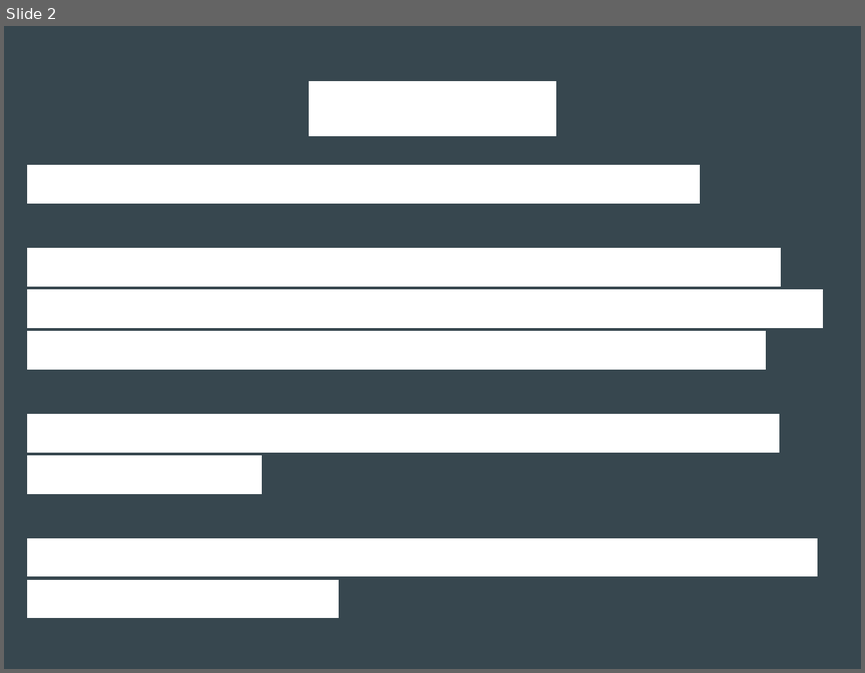
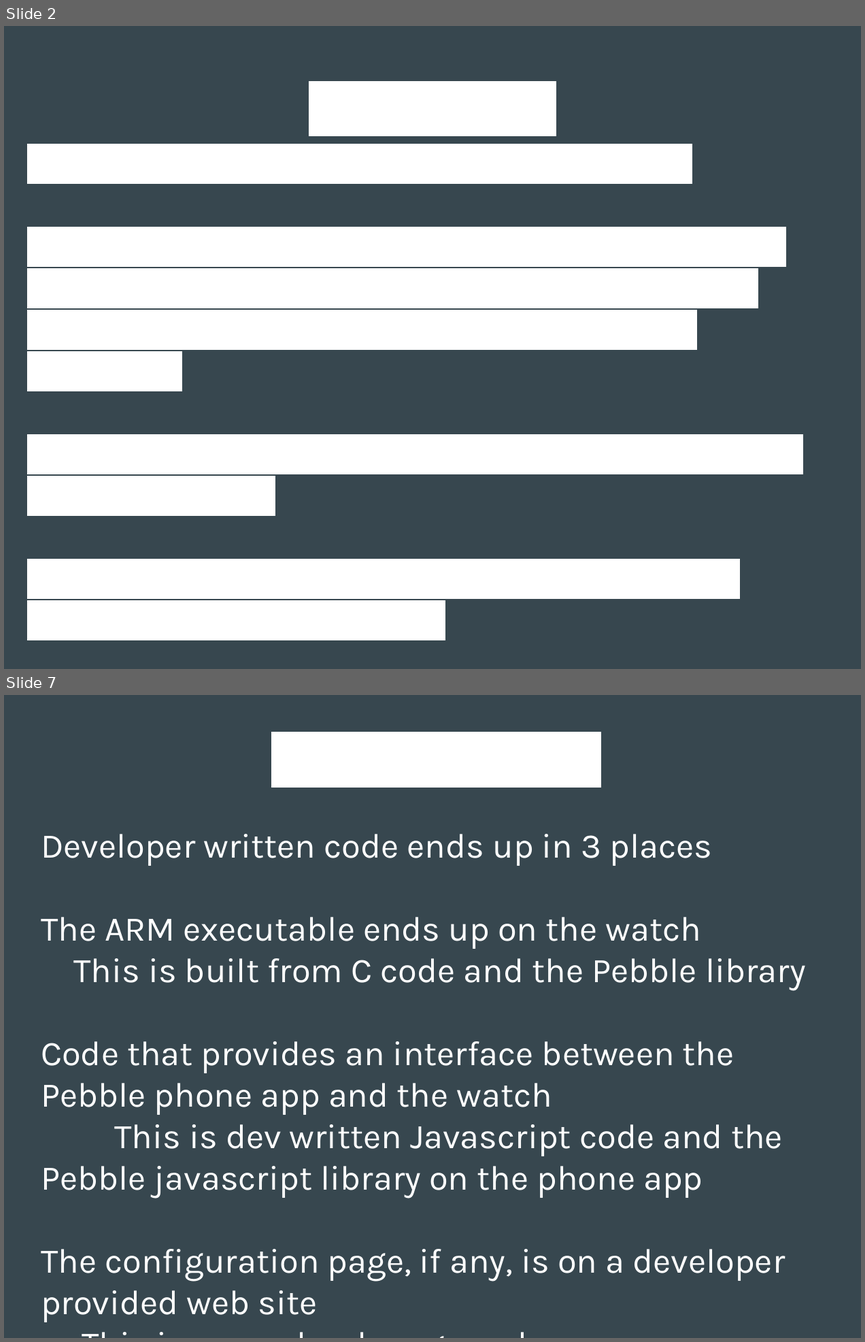
Before and after one commit to kentarchie/PebbleUniforumTalk, a slide deck: PebbleDevTalk.odp. Shown one above the other, each under a label of ours: slide 2 before the commit, slides 2 and 7 after it; the slides between them are not shown. The pictures are 865x673 and 865x1342 pixels, drawn with LibreOffice and Linux fonts; fonts in the diff are those of the drawing. Boxes give left, top, right and bottom in pixels: in the first picture for what was removed or moved away, otherwise in the second. Text is boxed around its words. In the diff, an @@ line names an element or a change of style, - is before the commit and + after.

```diff
--- a/PebbleDevTalk.odp
+++ b/PebbleDevTalk.odp
@@ slide 7 added at (4,695,861,1338), background #37474F @@
@@ title added at (271,726,600,788), 44 pt, text #FFFFFF @@
+Code Locations
@@ text added at (41,834,806,1322), 32 pt, text #FFFFFF @@
+Developer written code ends up in 3 places
+The ARM executable ends up on the watch
+This is built from C code and the Pebble library
+Code that provides an interface between the Pebble phone app and the watch
+This is dev written Javascript code and the Pebble javascript library on the phone app
+The configuration page, if any, is on a developer provided web site
+This is normal web page code
@@ slide 2 changed as well @@
@@ subtitle "I am a software developer ...": place and size @@
-subtitle "I am a software developer ..." at (27,165,821,618)
+subtitle "I am a software developer ..." at (27,140,802,641)
@@ subtitle "I am a software developer ..." at (27,140,802,641): font Arial to Karla @@
```
Also in this commit, not shown: 1 other slide changed, 6 other slides added.
